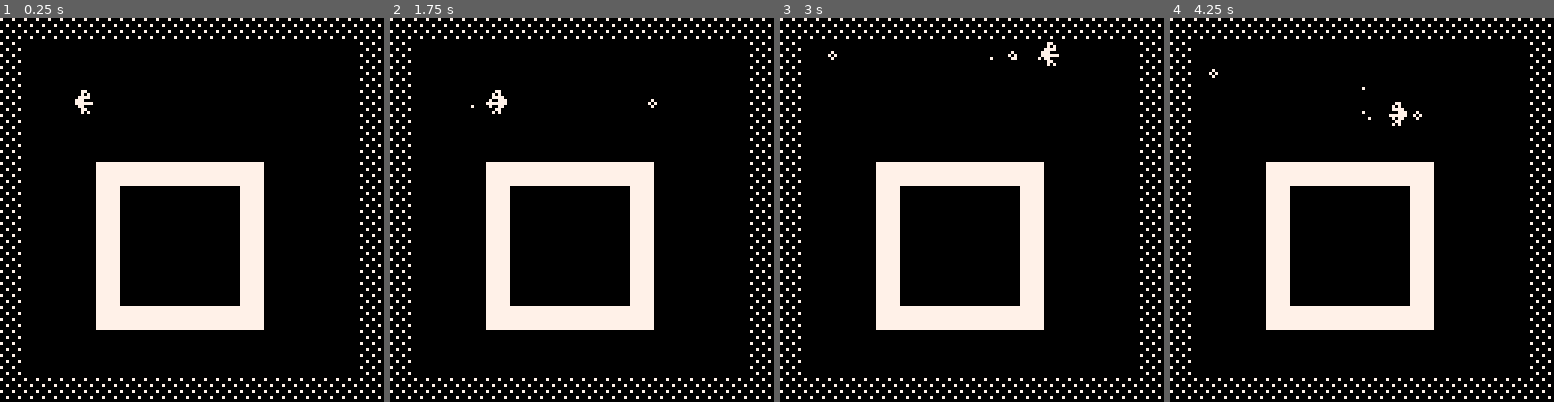
Above: before the commit, frames 1-4 (left to right).
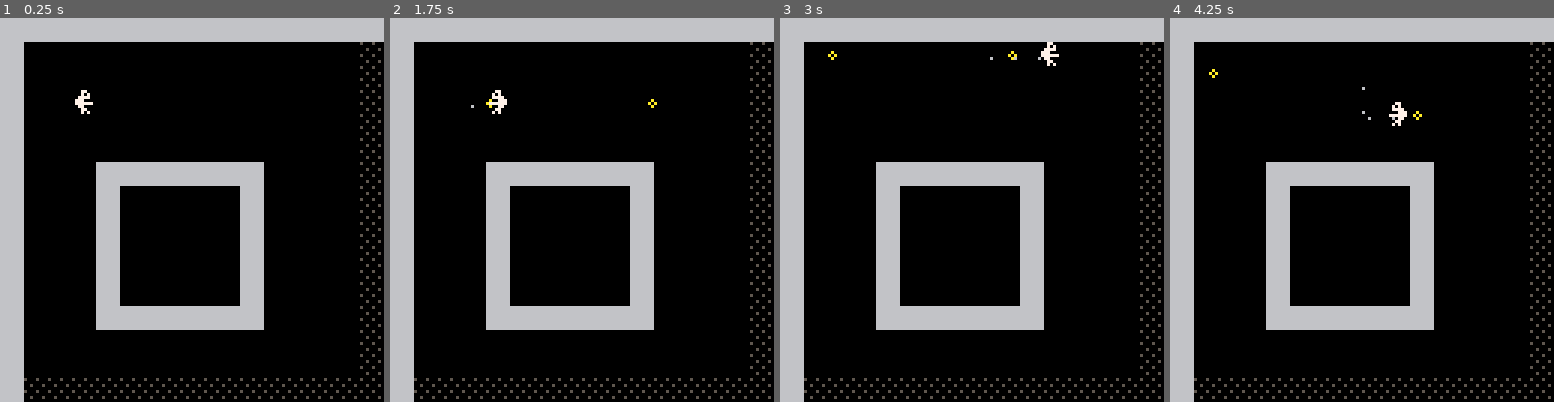
Above: after the commit, the same moments.

Repository: alxgnon/pico-8
Game: PICO-8 cartridge naut.p8
The game is run twice, just before and just after one commit, with the same random seed, the same clock (stepped at 60 frames per second) and the same inputs.
Inputs:
- Up to frame 1 (0.25 s): no input
- Up to frame 2 (1.75 s): tap X (X key) at 0.33, 1.07 s; tap O (Z key) at 0.7, 1.7 s; hold Right from 1.6 s (still down)
- Up to frame 3 (3 s): tap X (X key) at 1.85, 2.97 s; release Right at 2.1 s; tap O (Z key) at 2.1, 2.5, 2.9 s; hold Up 2.15-2.42 s; hold Right from 2.47 s (still down)
- Up to frame 4 (4.25 s): release Right at 3.03 s; hold Left 3.08-3.58 s; tap O (Z key) at 3.3, 3.7, 4.1 s; hold Down 3.63-3.97 s; hold Right from 4.02 s (still down); tap X (X key) at 4.08 s

The runs differ from the first frame. In frame 1, 23% of the frame differs, in the area x 0-100%, y 0-100%; in frame 2, 23%; in frame 3, 23%; in frame 4, 23%.

Commit message:
color overhaul

Diff:
--- a/naut.p8
+++ b/naut.p8
@@ -213,7 +213,7 @@
 	, t = 16
 	, update = expiration
 	, draw =
-	function(a)pset(a.x,a.y,7)end
+	function(a)pset(a.x,a.y,6)end
 	}
 end
 
@@ -350,165 +350,165 @@
 0000000000000000000000000000000000000000000000000000000000000000000000000000000000000000000000000000000000000000000000000000000002000000000000000000000000000000000000000000000000000000000000000000000000000000000000000000000000000000000000000000000000000000
 0000000000000000000000000000000000000000000000000000000000000000000000000000000000000000000000000000000000000000000000000000000000000000000000000000000000000000000000000000000000000000000000000000000000000000000000000000000000000000000000000000000000000000
 __map__
-4141414141414141414141414141414141414141414141414141414141414141414141414141414141414141414141414141414141414141414141414141414141414141414141414141414141414141414141414141414141414141414141414141414141414141414141414141414141414141414141414141414141414141
-4100000000000000000000000000004141000000000000000000000000000041410000000000000000000000000000414100000000000000000000000000004141000000000000000000000000000041410000000000000000000000000000414100000000000000000000000000004141000000000000000000000000000041
-4100000000000000000000000000004141000000000000000000000000000041410000000000000000000000000000414100000000000000000000000000004141000000000000000000000000000041410000000000000000000000000000414100000000000000000000000000004141000000000000000000000000000041
-4100000000000000000000000000004141000000000000000000000000000041410000000000000000000000000000414100000000000000000000000000004141000000000000000000000000000041410000000000000000000000000000414100000000000000000000000000004141000000000000000000000000000041
-4100000000000000000000000000004141000000000000000000000000000041410000000000000000000000000000414100000000000000000000000000004141000000000000000000000000000041410000000000000000000000000000414100000000000000000000000000004141000000000000000000000000000041
-4100000000000000000000000000004141000000000000000000000000000041410000000000000000000000000000414100000000000000000000000000004141000000000000000000000000000041410000000000000000000000000000414100000000000000000000000000004141000000000000000000000000000041
-4100000040404040404040000000004141000000404040404040400000000041410000004040404040404000000000414100000040404040404040000000004141000000404040404040400000000041410000004040404040404000000000414100000040404040404040000000004141000000404040404040400000000041
-4100000040000000000040000000004141000000400000000000400000000041410000004000000000004000000000414100000040000000000040000000004141000000400000000000400000000041410000004000000000004000000000414100000040000000000040000000004141000000400000000000400000000041
-4100000040000000000040000000004141000000400000000000400000000041410000004000000000004000000000414100000040000000000040000000004141000000400000000000400000000041410000004000000000004000000000414100000040000000000040000000004141000000400000000000400000000041
-4100000040000000000040000000004141000000400000000000400000000041410000004000000000004000000000414100000040000000000040000000004141000000400000000000400000000041410000004000000000004000000000414100000040000000000040000000004141000000400000000000400000000041
-4100000040000000000040000000004141000000400000000000400000000041410000004000000000004000000000414100000040000000000040000000004141000000400000000000400000000041410000004000000000004000000000414100000040000000000040000000004141000000400000000000400000000041
-4100000040000000000040000000004141000000400000000000400000000041410000004000000000004000000000414100000040000000000040000000004141000000400000000000400000000041410000004000000000004000000000414100000040000000000040000000004141000000400000000000400000000041
-4100000040404040404040000000004141000000404040404040400000000041410000004040404040404000000000414100000040404040404040000000004141000000404040404040400000000041410000004040404040404000000000414100000040404040404040000000004141000000404040404040400000000041
-4100000000000000000000000000004141000000000000000000000000000041410000000000000000000000000000414100000000000000000000000000004141000000000000000000000000000041410000000000000000000000000000414100000000000000000000000000004141000000000000000000000000000041
-4100000000000000000000000000004141000000000000000000000000000041410000000000000000000000000000414100000000000000000000000000004141000000000000000000000000000041410000000000000000000000000000414100000000000000000000000000004141000000000000000000000000000041
-4141414141414141414141414141414141414141414141414141414141414141414141414141414141414141414141414141414141414141414141414141414141414141414141414141414141414141414141414141414141414141414141414141414141414141414141414141414141414141414141414141414141414141
-4141414141414141414141414141414141414141414141414141414141414141414141414141414141414141414141414141414141414141414141414141414141414141414141414141414141414141414141414141414141414141414141414141414141414141414141414141414141414141414141414141414141414141
-4100000000000000000000000000004141000000000000000000000000000041410000000000000000000000000000414100000000000000000000000000004141000000000000000000000000000041410000000000000000000000000000414100000000000000000000000000004141000000000000000000000000000041
-4100000000000000000000000000004141000000000000000000000000000041410000000000000000000000000000414100000000000000000000000000004141000000000000000000000000000041410000000000000000000000000000414100000000000000000000000000004141000000000000000000000000000041
-4100000000000000000000000000004141000000000000000000000000000041410000000000000000000000000000414100000000000000000000000000004141000000000000000000000000000041410000000000000000000000000000414100000000000000000000000000004141000000000000000000000000000041
-4100000000000000000000000000004141000000000000000000000000000041410000000000000000000000000000414100000000000000000000000000004141000000000000000000000000000041410000000000000000000000000000414100000000000000000000000000004141000000000000000000000000000041
-4100000000000000000000000000004141000000000000000000000000000041410000000000000000000000000000414100000000000000000000000000004141000000000000000000000000000041410000000000000000000000000000414100000000000000000000000000004141000000000000000000000000000041
-4100000040404040404040000000004141000000404040404040400000000041410000004040404040404000000000414100000040404040404040000000004141000000404040404040400000000041410000004040404040404000000000414100000040404040404040000000004141000000404040404040400000000041
-4100000040000000000040000000004141000000400000000000400000000041410000004000000000004000000000414100000040000000000040000000004141000000400000000000400000000041410000004000000000004000000000414100000040000000000040000000004141000000400000000000400000000041
-4100000040000000000040000000004141000000400000000000400000000041410000004000000000004000000000414100000040000000000040000000004141000000400000000000400000000041410000004000000000004000000000414100000040000000000040000000004141000000400000000000400000000041
-4100000040000000000040000000004141000000400000000000400000000041410000004000000000004000000000414100000040000000000040000000004141000000400000000000400000000041410000004000000000004000000000414100000040000000000040000000004141000000400000000000400000000041
-4100000040000000000040000000004141000000400000000000400000000041410000004000000000004000000000414100000040000000000040000000004141000000400000000000400000000041410000004000000000004000000000414100000040000000000040000000004141000000400000000000400000000041
-4100000040000000000040000000004141000000400000000000400000000041410000004000000000004000000000414100000040000000000040000000004141000000400000000000400000000041410000004000000000004000000000414100000040000000000040000000004141000000400000000000400000000041
-4100000040404040404040000000004141000000404040404040400000000041410000004040404040404000000000414100000040404040404040000000004141000000404040404040400000000041410000004040404040404000000000414100000040404040404040000000004141000000404040404040400000000041
-4100000000000000000000000000004141000000000000000000000000000041410000000000000000000000000000414100000000000000000000000000004141000000000000000000000000000041410000000000000000000000000000414100000000000000000000000000004141000000000000000000000000000041
-4100000000000000000000000000004141000000000000000000000000000041410000000000000000000000000000414100000000000000000000000000004141000000000000000000000000000041410000000000000000000000000000414100000000000000000000000000004141000000000000000000000000000041
-4141414141414141414141414141414141414141414141414141414141414141414141414141414141414141414141414141414141414141414141414141414141414141414141414141414141414141414141414141414141414141414141414141414141414141414141414141414141414141414141414141414141414141
-…(130 lines of a section not shown)…
+4040404040404040404040404040404040404040404040404040404040404040404040404040404040404040404040404040404040404040404040404040404040404040404040404040404040404040404040404040404040404040404040404040404040404040404040404040404040404040404040404040404040404040
+4000000000000000000000000000004141000000000000000000000000000041410000000000000000000000000000414100000000000000000000000000004141000000000000000000000000000041410000000000000000000000000000414100000000000000000000000000004141000000000000000000000000000040
+4000000000000000000000000000004141000000000000000000000000000041410000000000000000000000000000414100000000000000000000000000004141000000000000000000000000000041410000000000000000000000000000414100000000000000000000000000004141000000000000000000000000000040
+4000000000000000000000000000004141000000000000000000000000000041410000000000000000000000000000414100000000000000000000000000004141000000000000000000000000000041410000000000000000000000000000414100000000000000000000000000004141000000000000000000000000000040
+4000000000000000000000000000004141000000000000000000000000000041410000000000000000000000000000414100000000000000000000000000004141000000000000000000000000000041410000000000000000000000000000414100000000000000000000000000004141000000000000000000000000000040
+4000000000000000000000000000004141000000000000000000000000000041410000000000000000000000000000414100000000000000000000000000004141000000000000000000000000000041410000000000000000000000000000414100000000000000000000000000004141000000000000000000000000000040
+4000000040404040404040000000004141000000404040404040400000000041410000004040404040404000000000414100000040404040404040000000004141000000404040404040400000000041410000004040404040404000000000414100000040404040404040000000004141000000404040404040400000000040
+4000000040000000000040000000004141000000400000000000400000000041410000004000000000004000000000414100000040000000000040000000004141000000400000000000400000000041410000004000000000004000000000414100000040000000000040000000004141000000400000000000400000000040
+4000000040000000000040000000004141000000400000000000400000000041410000004000000000004000000000414100000040000000000040000000004141000000400000000000400000000041410000004000000000004000000000414100000040000000000040000000004141000000400000000000400000000040
+4000000040000000000040000000004141000000400000000000400000000041410000004000000000004000000000414100000040000000000040000000004141000000400000000000400000000041410000004000000000004000000000414100000040000000000040000000004141000000400000000000400000000040
+4000000040000000000040000000004141000000400000000000400000000041410000004000000000004000000000414100000040000000000040000000004141000000400000000000400000000041410000004000000000004000000000414100000040000000000040000000004141000000400000000000400000000040
+4000000040000000000040000000004141000000400000000000400000000041410000004000000000004000000000414100000040000000000040000000004141000000400000000000400000000041410000004000000000004000000000414100000040000000000040000000004141000000400000000000400000000040
+4000000040404040404040000000004141000000404040404040400000000041410000004040404040404000000000414100000040404040404040000000004141000000404040404040400000000041410000004040404040404000000000414100000040404040404040000000004141000000404040404040400000000040
+4000000000000000000000000000004141000000000000000000000000000041410000000000000000000000000000414100000000000000000000000000004141000000000000000000000000000041410000000000000000000000000000414100000000000000000000000000004141000000000000000000000000000040
+4000000000000000000000000000004141000000000000000000000000000041410000000000000000000000000000414100000000000000000000000000004141000000000000000000000000000041410000000000000000000000000000414100000000000000000000000000004141000000000000000000000000000040
+4041414141414141414141414141414141414141414141414141414141414141414141414141414141414141414141414141414141414141414141414141414141414141414141414141414141414141414141414141414141414141414141414141414141414141414141414141414141414141414141414141414141414140
+4041414141414141414141414141414141414141414141414141414141414141414141414141414141414141414141414141414141414141414141414141414141414141414141414141414141414141414141414141414141414141414141414141414141414141414141414141414141414141414141414141414141414140
+4000000000000000000000000000004141000000000000000000000000000041410000000000000000000000000000414100000000000000000000000000004141000000000000000000000000000041410000000000000000000000000000414100000000000000000000000000004141000000000000000000000000000040
+4000000000000000000000000000004141000000000000000000000000000041410000000000000000000000000000414100000000000000000000000000004141000000000000000000000000000041410000000000000000000000000000414100000000000000000000000000004141000000000000000000000000000040
+4000000000000000000000000000004141000000000000000000000000000041410000000000000000000000000000414100000000000000000000000000004141000000000000000000000000000041410000000000000000000000000000414100000000000000000000000000004141000000000000000000000000000040
+4000000000000000000000000000004141000000000000000000000000000041410000000000000000000000000000414100000000000000000000000000004141000000000000000000000000000041410000000000000000000000000000414100000000000000000000000000004141000000000000000000000000000040
+4000000000000000000000000000004141000000000000000000000000000041410000000000000000000000000000414100000000000000000000000000004141000000000000000000000000000041410000000000000000000000000000414100000000000000000000000000004141000000000000000000000000000040
+4000000040404040404040000000004141000000404040404040400000000041410000004040404040404000000000414100000040404040404040000000004141000000404040404040400000000041410000004040404040404000000000414100000040404040404040000000004141000000404040404040400000000040
+4000000040000000000040000000004141000000400000000000400000000041410000004000000000004000000000414100000040000000000040000000004141000000400000000000400000000041410000004000000000004000000000414100000040000000000040000000004141000000400000000000400000000040
+4000000040000000000040000000004141000000400000000000400000000041410000004000000000004000000000414100000040000000000040000000004141000000400000000000400000000041410000004000000000004000000000414100000040000000000040000000004141000000400000000000400000000040
+4000000040000000000040000000004141000000400000000000400000000041410000004000000000004000000000414100000040000000000040000000004141000000400000000000400000000041410000004000000000004000000000414100000040000000000040000000004141000000400000000000400000000040
+4000000040000000000040000000004141000000400000000000400000000041410000004000000000004000000000414100000040000000000040000000004141000000400000000000400000000041410000004000000000004000000000414100000040000000000040000000004141000000400000000000400000000040
+4000000040000000000040000000004141000000400000000000400000000041410000004000000000004000000000414100000040000000000040000000004141000000400000000000400000000041410000004000000000004000000000414100000040000000000040000000004141000000400000000000400000000040
+4000000040404040404040000000004141000000404040404040400000000041410000004040404040404000000000414100000040404040404040000000004141000000404040404040400000000041410000004040404040404000000000414100000040404040404040000000004141000000404040404040400000000040
+4000000000000000000000000000004141000000000000000000000000000041410000000000000000000000000000414100000000000000000000000000004141000000000000000000000000000041410000000000000000000000000000414100000000000000000000000000004141000000000000000000000000000040
+4000000000000000000000000000004141000000000000000000000000000041410000000000000000000000000000414100000000000000000000000000004141000000000000000000000000000041410000000000000000000000000000414100000000000000000000000000004141000000000000000000000000000040
+4041414141414141414141414141414141414141414141414141414141414141414141414141414141414141414141414141414141414141414141414141414141414141414141414141414141414141414141414141414141414141414141414141414141414141414141414141414141414141414141414141414141414140
+…(130 lines of a section not shown)…
Not shown, changed: 80 lines of the sprite sheet (__gfx__) section of naut.p8
